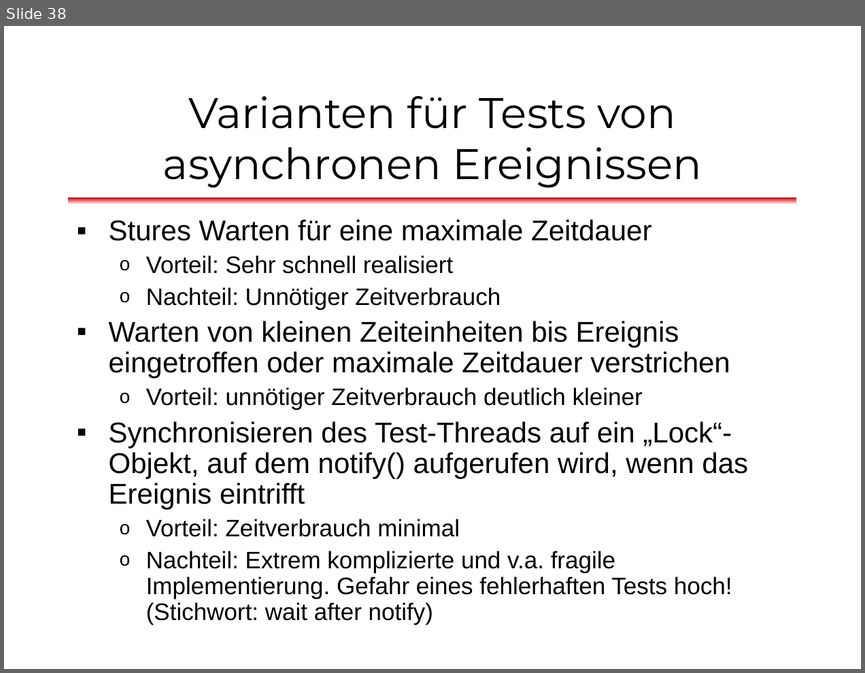
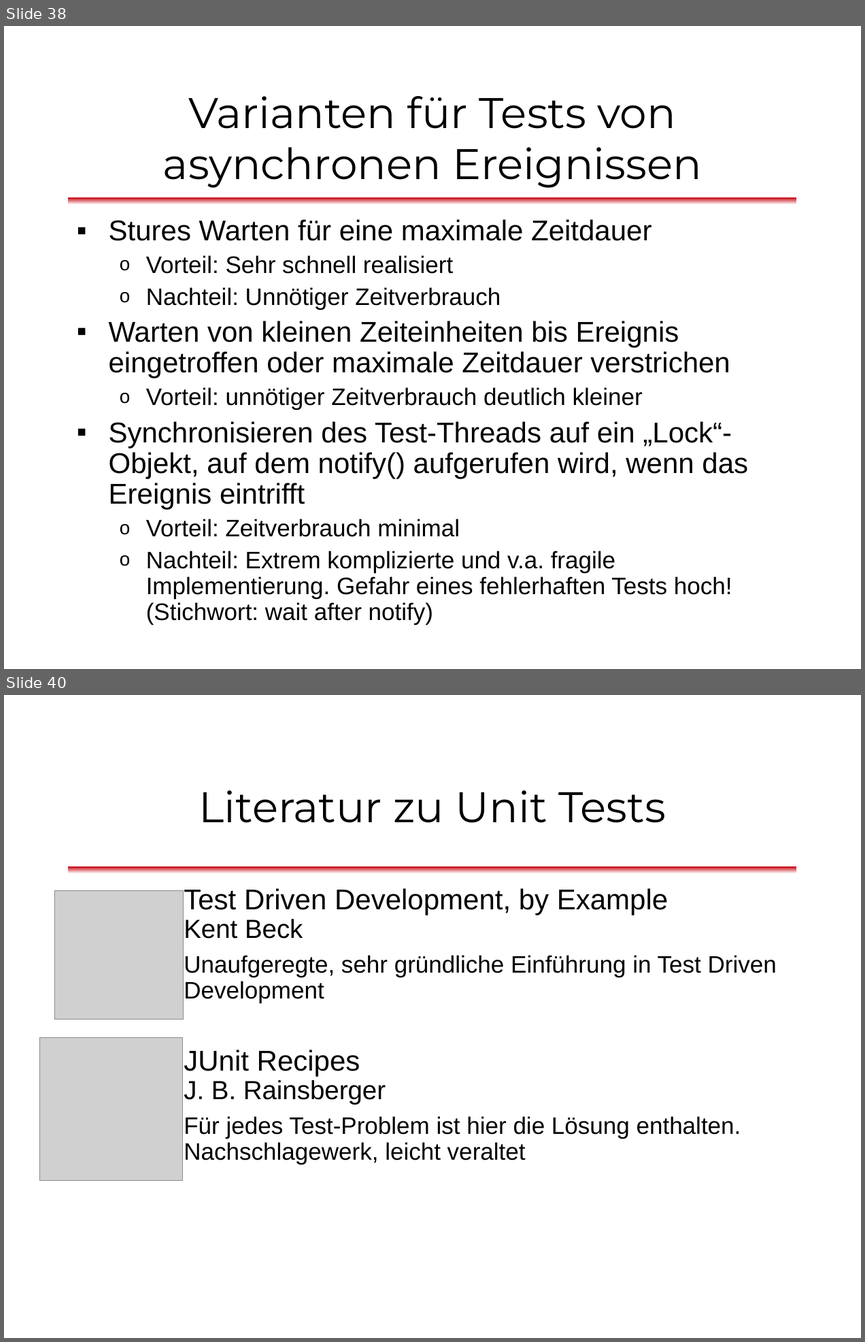
Before and after one commit to dlindner/vorlesung-se2-dhbw, a slide deck: added_2006/Unit Tests mit JUnit.odp. Shown one above the other, each under a label of ours: slide 38 before the commit, slides 38 and 40 after it; the slides between them are not shown. The pictures are 865x673 and 865x1342 pixels, drawn with LibreOffice and Linux fonts; fonts in the diff are those of the drawing; grey boxes stand for pictures; background and template pictures are left out. Boxes give left, top, right and bottom in pixels: in the first picture for what was removed or moved away, otherwise in the second. Text is boxed around its words. In the diff, an @@ line names an element or a change of style, - is before the commit and + after.

Commit message:
Aktualisierte Literaturhinweise

```diff
--- a/added_2006/Unit Tests mit JUnit.odp
+++ b/added_2006/Unit Tests mit JUnit.odp
@@ slide 40 added at box(4, 695, 861, 1338), background #FFFFFF; not listed: 1 template element that a slide beside it also shows @@
@@ title added at box(199, 790, 666, 823), 36 pt, text #000000 @@
+Literatur zu Unit Tests
@@ picture added at box(54, 890, 183, 1019) @@
@@ text added at box(184, 888, 776, 1164), 20 pt, text #000000 @@
+Test Driven Development, by Example
+Kent Beck
+Unaufgeregte, sehr gründliche Einführung in Test Driven Development
+JUnit Recipes
+J. B. Rainsberger
+Für jedes Test-Problem ist hier die Lösung enthalten. Nachschlagewerk, leicht veraltet
@@ picture added at box(40, 1038, 183, 1181) @@
```
Also in this commit, not shown: 1 slide changed, 1 other slide added, 2 slides removed.
